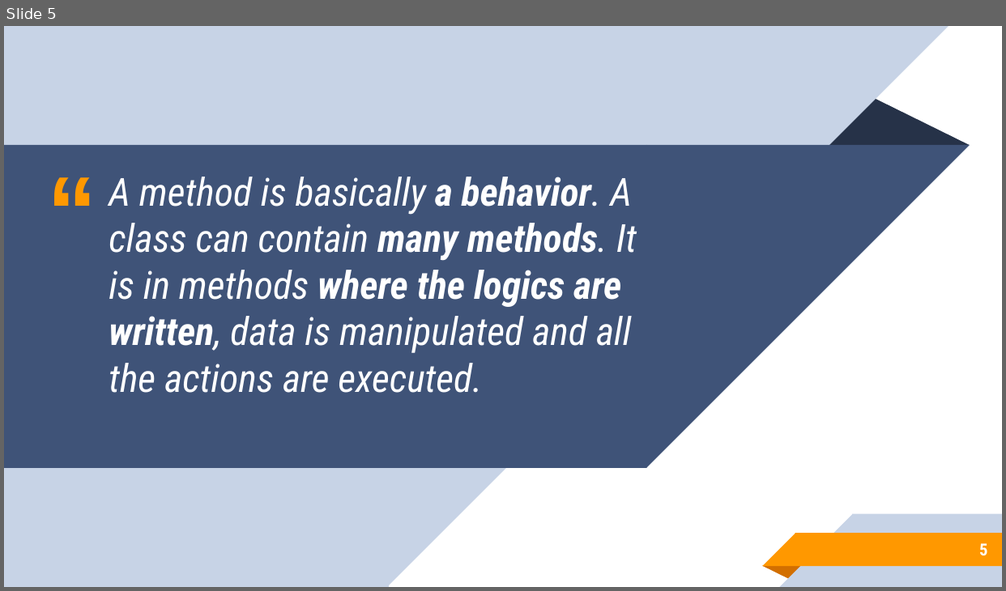
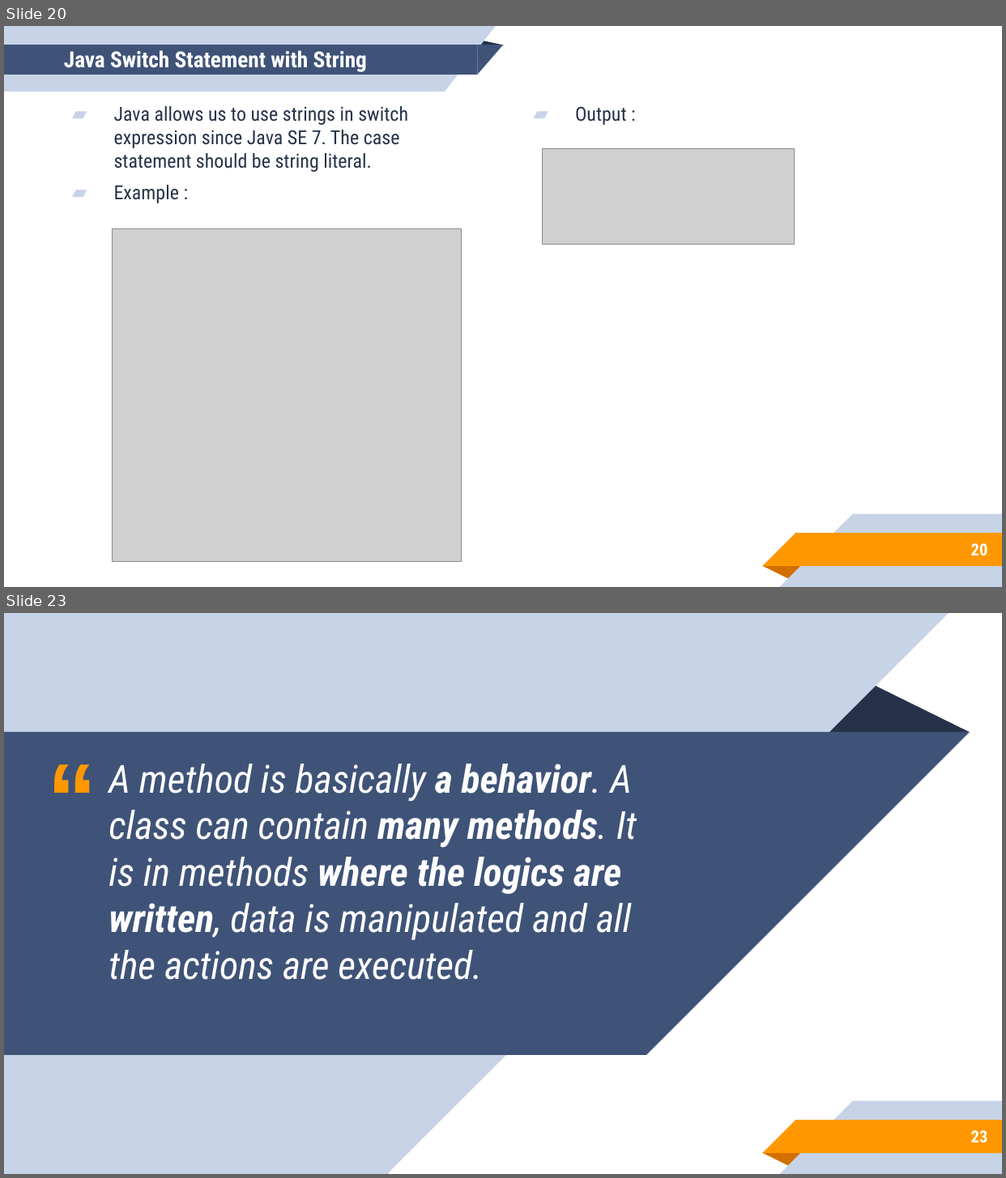
Before and after one commit to aronipurwanto/materi-xa, a slide deck: java/java-logic/Slide-Java-Logic-02.pptx. Shown one above the other, each under a label of ours: slide 5 before the commit, slides 20 and 23 after it; the slides between them are not shown. The pictures are 1006x591 and 1006x1178 pixels, drawn with LibreOffice and Linux fonts; fonts in the diff are those of the drawing; grey boxes stand for pictures. Boxes give left, top, right and bottom in pixels: in the first picture for what was removed or moved away, otherwise in the second. Text is boxed around its words. In the diff, an @@ line names an element or a change of style, - is before the commit and + after.

```diff
--- a/java/java-logic/Slide-Java-Logic-02.pptx
+++ b/java/java-logic/Slide-Java-Logic-02.pptx
@@ slide 20 added at [4,26,1002,587], background #FFFFFF; not listed: 5 template elements that a slide beside it also shows @@
@@ group added at [4,26,504,92]: 2 rectangles, 2 right triangles, 1 triangle @@
@@ title added at [64,50,367,72], 16 pt, text #FFFFFF, bold @@
+Java Switch Statement with String
@@ text added at [114,106,408,203], 14 pt, text #263248 @@
+▰ Java allows us to use strings in switch expression since Java SE 7. The case statement should be string literal.
+▰ Example :
@@ text added at [575,106,627,125], 14 pt, text #263248 @@
+▰ Output :
@@ picture added at [542,149,794,245] @@
@@ picture added at [112,228,461,562] @@
@@ page number added at [971,544,988,557], 12 pt, text #FFFFFF, bold @@
+20
@@ what was slide 5 is now slide 23 @@
@@ page number at [971,1131,988,1144]: text changed @@
-5
+23
```
Also in this commit, not shown: 6 slides changed, 18 other slides added, 1 slide removed, 16 other files.
